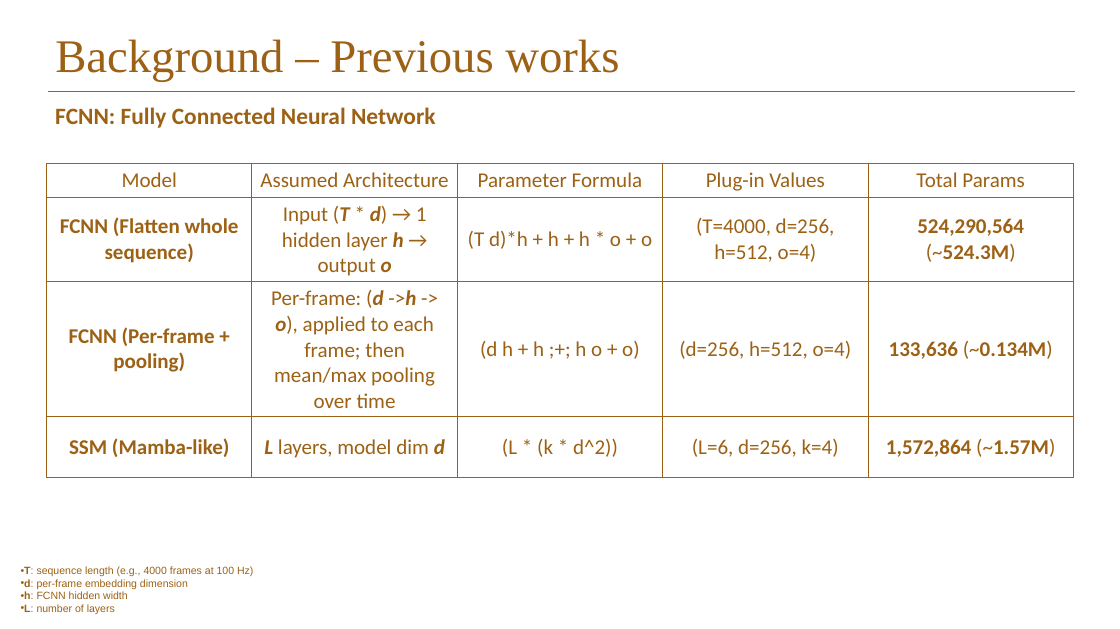
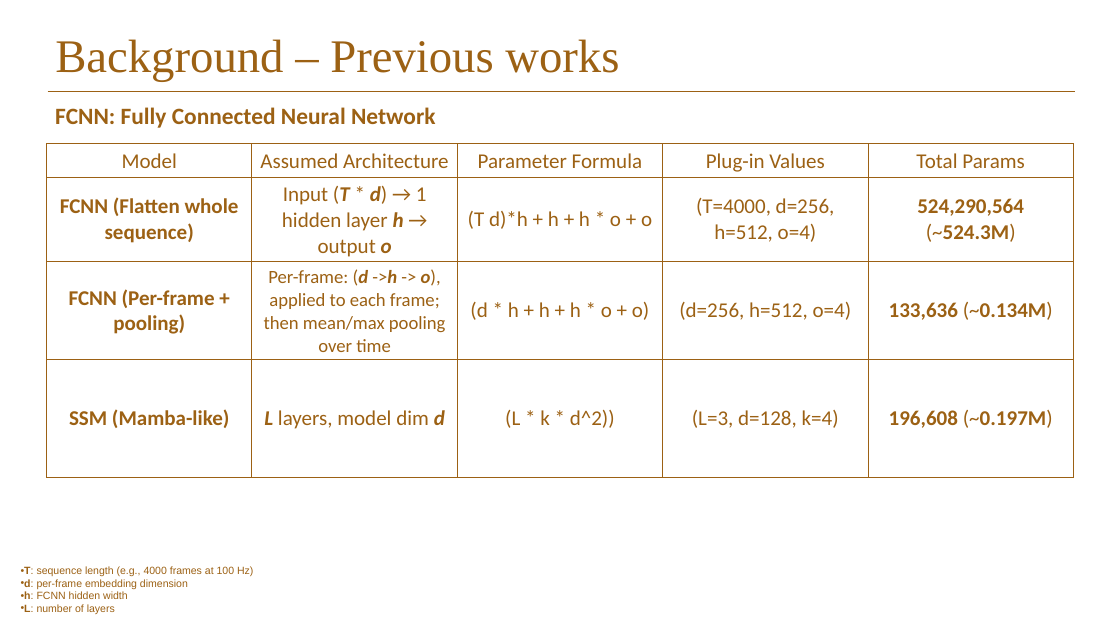
Before and after one commit to Elison-debug/Cmamba_reconstruct, a slide deck: slide 11 of pre-ssm.pptx (slide 17 before the commit). Drawn at 1120x629 pixels with LibreOffice and Linux fonts; fonts in the diff are those of the drawing; background and template pictures are left out. Boxes give left, top, right and bottom in pixels: in the first picture for what was removed or moved away, otherwise in the second. Text is boxed around its words. In the diff, an @@ line names an element or a change of style, - is before the commit and + after.

```diff
--- a/pre-ssm.pptx
+++ b/pre-ssm.pptx
@@ table at (x1=46, y1=144, x2=1073, y2=503) @@
-row 3, column 3: (d h + h ;+; h o + o)
+row 3, column 3: (d * h + h + h * o + o)
-row 4: SSM (Mamba-like) | L layers, model dim d | (L * (k * d^2)) | (L=6, d=256, k=4) | 1,572,864 (~1.57M)
+row 4: SSM (Mamba-like) | L layers, model dim d | (L * k * d^2)) | (L=3, d=128, k=4) | 196,608 (~0.197M)
@@ size 18 to 16 pt in "Per-frame: (d ->h -> o), applied to ..." @@
@@ table resized from (x1=46, y1=164, x2=1073, y2=503) to (x1=46, y1=144, x2=1073, y2=503) @@
```
Also in this commit, not shown: 12 other slides changed, 1 slide added, 9 slides removed, 2 other files.
